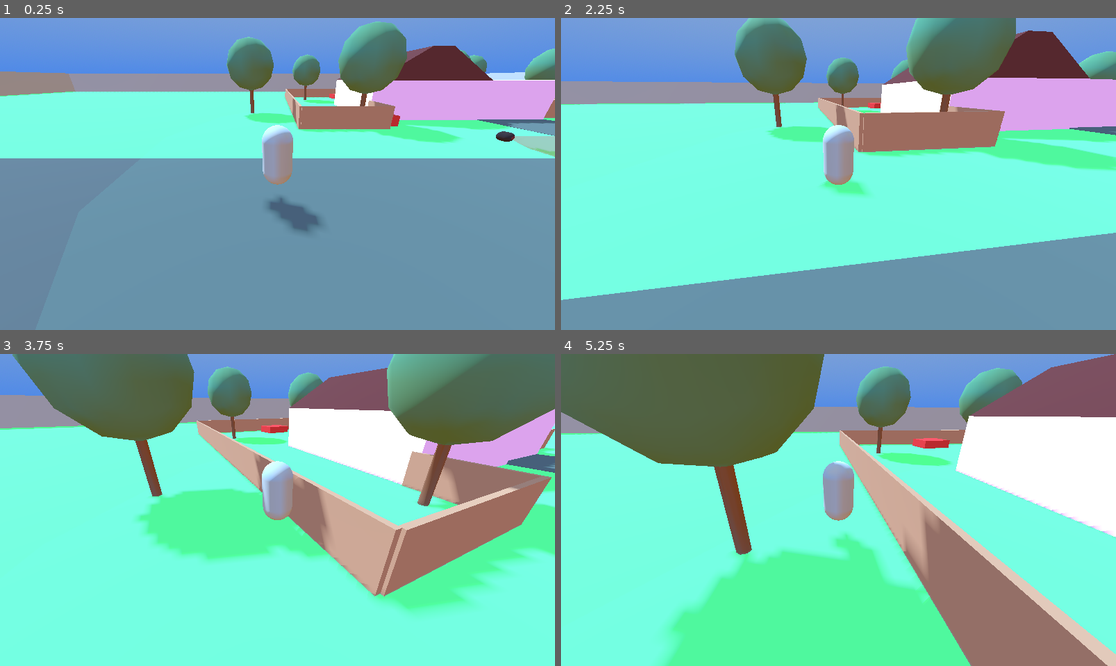
Above: before the commit, frames 1-4 (two rows, left to right).
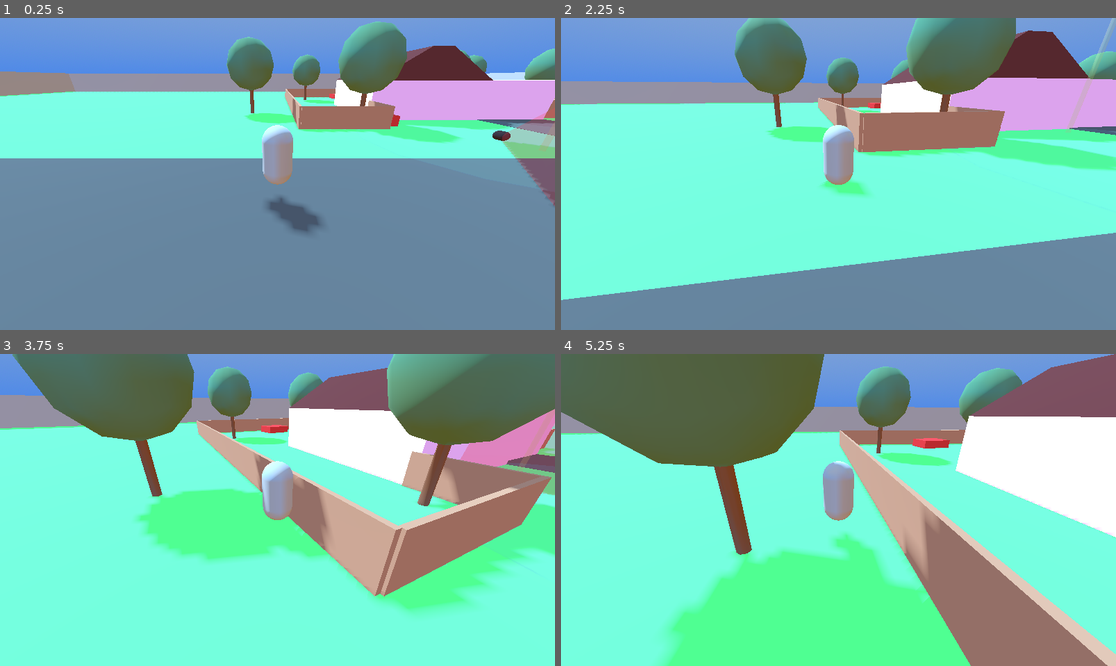
Above: after the commit, the same moments.

Repository: b0guslaw/LD58
Game: Godot game, scene res://neighborhood.tscn
Two runs of this game, one before a commit and one after it. Both use one fixed random seed, a clock stepped at 60 frames per second and the inputs below.
Inputs (mouse positions are in pixels of both pictures, inside the frame that each line leads up to):
- Up to frame 1 (0.25 s): no input
- Up to frame 2 (2.25 s): move the mouse to (866, 174) at 0.52 s; hold W (move_forward) from 0.53 s (still down); tap Space (jump) at 0.77, 1.52 s; move the mouse to (810, 174) at 1.27 s; move the mouse to (849, 167) at 2.02 s
- Up to frame 3 (3.75 s): keep holding W (move_forward); move the mouse to (271, 516) at 2.77 s; tap Space (jump) at 3.02 s; move the mouse to (316, 513) at 3.52 s
- Up to frame 4 (5.25 s): keep holding W (move_forward); tap Space (jump) at 3.77, 4.52 s; move the mouse to (794, 506) at 4.27 s; move the mouse to (844, 510) at 5.02 s

The runs differ from the first frame. In frame 1, 1.4% of the frame differs, in the area x 52-100%, y 28-61%; in frame 2, 0.3%; in frame 3, 2.1%, in the area x 40-100%, y 17-78%; in frame 4, less than 0.1%.

Commit message:
fixes collision errors in wander and adds stuck protection

Diff:
--- a/doggo.gd
+++ b/doggo.gd
@@ -26,7 +26,7 @@
 var debug_wander_target: CSGCylinder3D
 var wander_timer: float = 0.0
 var is_wandering = false
-var last_position: Vector3 = Vector3.ZERO
+var last_position: Vector3
 var stuck_timer: float = 0.0
 
 var raycast: RayCast3D
@@ -43,6 +43,7 @@
 	debug_wander_target.top_level = true
 	player = get_tree().get_first_node_in_group("player")
 	start_position = global_position
+	last_position = start_position
 	choose_new_wander_target()
 	update_debug_tools()
 
@@ -129,18 +130,9 @@
 	if wander_timer > 0: # waiting
 		wander_timer -= delta
 		velocity = Vector3.ZERO
+		stuck_timer = 0
+		last_position = global_position
 		return
-
-	if global_position.distance_to(last_position) < stuck_threshold:
-		stuck_timer += delta
-		if stuck_timer > stuck_timeout:
-			print("doggo got stuck, picking new target")
-			choose_new_wander_target()
-			stuck_timer = 0.0
-	else:
-		stuck_timer = 0.0
-
-	last_position = global_position
 
 	#move toward target
 	var direction = (wander_target - global_position)
@@ -153,8 +145,22 @@
 		return
 
 	direction = direction.normalized()
+	var expected_movement = wander_speed * delta
 	velocity.x = direction.x * wander_speed
 	velocity.z = direction.z * wander_speed
 
+	var distance_moved = global_position.distance_to(last_position)
+
+	if distance_moved < expected_movement * stuck_threshold: #moving slower than normal
+		stuck_timer += delta
+		if stuck_timer > stuck_timeout:
+			print("doggo got stuck, picking new target")
+			choose_new_wander_target()
+			stuck_timer = 0.0
+	else:
+		stuck_timer = 0.0
+
+	last_position = global_position
+
 	if direction.length() > 0:
 		look_at(global_position - direction, Vector3.UP)
--- a/doggo.tscn
+++ b/doggo.tscn
@@ -27,10 +27,7 @@
 
 [node name="Doggo" type="CharacterBody3D"]
 script = ExtResource("1_ew3t6")
-detection_angle = 15.0
-wander_speed = 3.0
-wander_range = 25.0
-wander_pause_time = 1.0
+stuck_threshold = 0.2
 
 [node name="CollisionShape3D" type="CollisionShape3D" parent="."]
 transform = Transform3D(1, 0, 0, 0, -4.371139e-08, -1, 0, 1, -4.371139e-08, 0, 0.33369958, 0)
@@ -51,7 +48,7 @@
 
 [node name="CSGCylinder3D" type="CSGCylinder3D" parent="debug_vision_cone"]
 transform = Transform3D(1, 0, 0, 0, -4.371139e-08, 1, 0, -1, -4.371139e-08, 0, 0.35555327, 5)
-radius = 2.679492
+radius = 10.0
 height = 10.0
 cone = true
 material = SubResource("StandardMaterial3D_rthgg")
@@ -60,7 +57,7 @@
 
 [node name="CSGCylinder3D" type="CSGCylinder3D" parent="debug_wander_range"]
 top_level = true
-radius = 25.0
+radius = 10.0
 height = 0.24816895
 sides = 16
 material = SubResource("StandardMaterial3D_ew3t6")
--- a/neighborhood.tscn
+++ b/neighborhood.tscn
@@ -635,4 +635,3 @@
 
 [node name="Doggo" parent="." instance=ExtResource("2_ra0do")]
 transform = Transform3D(1, 0, 0, 0, 1, 0, 0, 0, 1, 16.399849, -0.077050924, -8.90213)
-wander_target_threshold = 0.5
